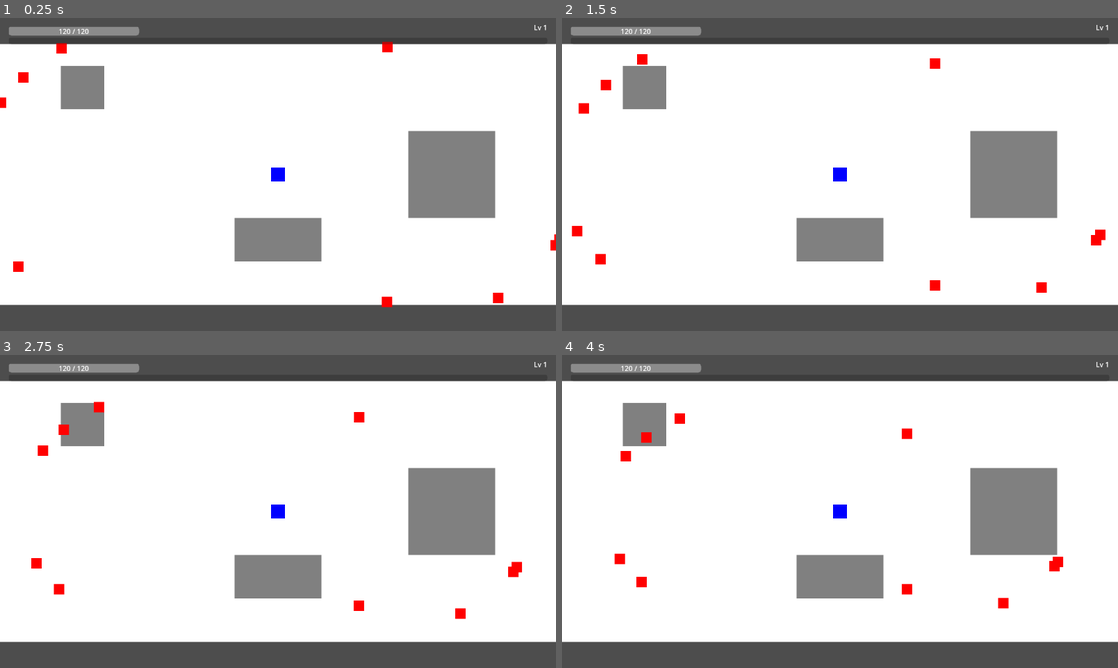
Above: before the commit, frames 1-4 (two rows, left to right).
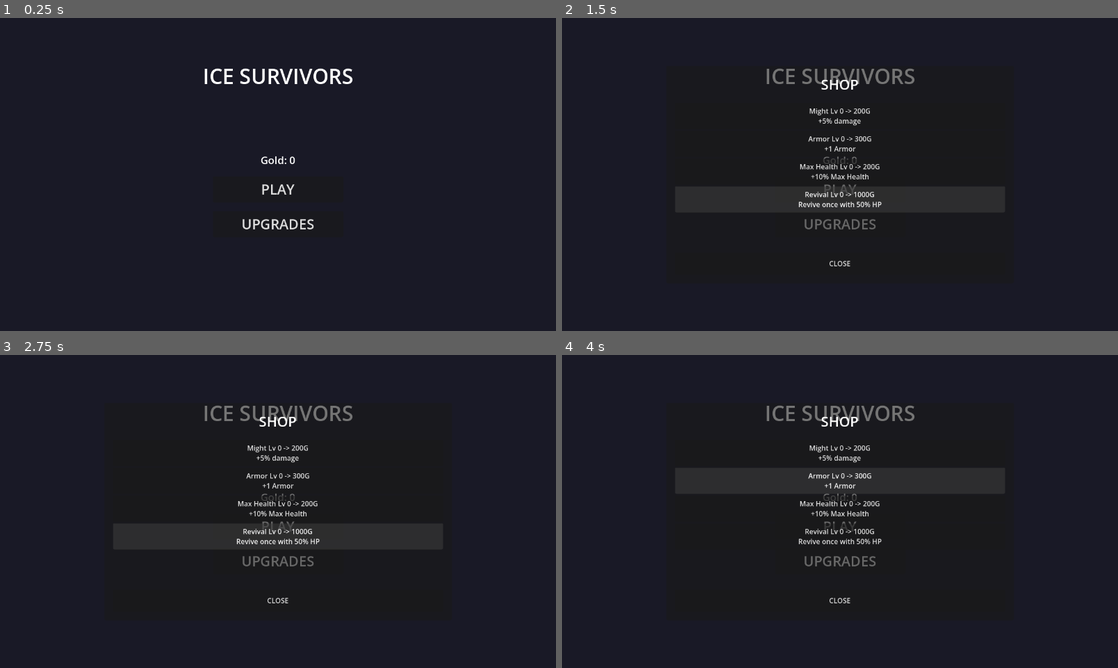
Above: after the commit, the same moments.

Repository: AbsurdEnterprises/ice-survivors-g
Game: Godot game, scene res://scenes/main_menu.tscn
The game is run twice, just before and just after one commit, with the same random seed, the same clock (stepped at 60 frames per second) and the same inputs. Before the commit the project starts from res://scenes/main.tscn.
Inputs (mouse positions are in pixels of both pictures, inside the frame that each line leads up to):
- Up to frame 1 (0.25 s): no input
- Up to frame 2 (1.5 s): click (840, 224) at 0.5 s, where only the run after the commit has a clickable "UPGRADES"; click (840, 190) at 1.25 s, where only the run after the commit has a clickable "PLAY"
- Up to frame 3 (2.75 s): click (278, 527) at 2 s, where only the run after the commit has a clickable "PLAY"
- Up to frame 4 (4 s): click (840, 452) at 2.75 s, where only the run after the commit has a clickable "Might Lv 0 -> 200G +5% damage"; click (840, 480) at 3.5 s, where only the run after the commit has a clickable "Armor Lv 0 -> 300G +1 Armor"

The runs differ from the first frame. In frame 1, 100% of the frame differs, in the area x 0-100%, y 0-100%; in frame 2, 100%; in frame 3, 100%; in frame 4, 100%.
Error before the commit: Parse Error: Used tab character for indentation instead of space as used before in the file. (res://scripts/player.gd:30)

Commit message:
Phase 10: Meta-Progression and Save System

Diff:
--- a/project.godot
+++ b/project.godot
@@ -12,11 +12,12 @@
 
 CollisionManager="*res://scripts/collision_manager.gd"
 GameData="*res://scripts/data/game_data.gd"
+SaveManager="*res://scripts/save_manager.gd"
 
 [application]
 
 config/name="ICE Survivors G"
-run/main_scene="res://scenes/main.tscn"
+run/main_scene="res://scenes/main_menu.tscn"
 config/features=PackedStringArray("4.6", "GL Compatibility")
 config/icon="res://icon.svg"
 
--- /dev/null
+++ b/scenes/main_menu.tscn
@@ -0,0 +1,116 @@
+[gd_scene load_steps=2 format=3 uid="uid://cx4xdbmenu"]
+
+[ext_resource type="Script" path="res://scripts/main_menu.gd" id="1_menu"]
+
+[node name="MainMenu" type="Control"]
+layout_mode = 3
+anchors_preset = 15
+anchor_right = 1.0
+anchor_bottom = 1.0
+grow_horizontal = 2
+grow_vertical = 2
+script = ExtResource("1_menu")
+
+[node name="ColorRect" type="ColorRect" parent="."]
+layout_mode = 1
+anchors_preset = 15
+anchor_right = 1.0
+anchor_bottom = 1.0
+grow_horizontal = 2
+grow_vertical = 2
+color = Color(0.1, 0.1, 0.15, 1)
+
+[node name="Label" type="Label" parent="."]
+layout_mode = 1
+anchors_preset = 5
+anchor_left = 0.5
+anchor_right = 0.5
+offset_left = -200.0
+offset_top = 100.0
+offset_right = 200.0
+offset_bottom = 160.0
+grow_horizontal = 2
+theme_override_font_sizes/font_size = 48
+text = "ICE SURVIVORS"
+horizontal_alignment = 1
+
+[node name="VBoxContainer" type="VBoxContainer" parent="."]
+layout_mode = 1
+anchors_preset = 8
+anchor_left = 0.5
+anchor_top = 0.5
+anchor_right = 0.5
+anchor_bottom = 0.5
+offset_left = -150.0
+offset_top = -50.0
+offset_right = 150.0
+offset_bottom = 150.0
+grow_horizontal = 2
+grow_vertical = 2
+theme_override_constants/separation = 20
+
+[node name="GoldLabel" type="Label" parent="VBoxContainer"]
+layout_mode = 2
+theme_override_font_sizes/font_size = 24
+text = "Gold: 0"
+horizontal_alignment = 1
+
+[node name="PlayButton" type="Button" parent="VBoxContainer"]
+custom_minimum_size = Vector2(0, 60)
+layout_mode = 2
+theme_override_font_sizes/font_size = 32
+text = "PLAY"
+
+[node name="ShopButton" type="Button" parent="VBoxContainer"]
+custom_minimum_size = Vector2(0, 60)
+layout_mode = 2
+theme_override_font_sizes/font_size = 32
+text = "UPGRADES"
+
+[node name="ShopPanel" type="Panel" parent="."]
+visible = false
+layout_mode = 1
+anchors_preset = 8
+anchor_left = 0.5
+anchor_top = 0.5
+anchor_right = 0.5
+anchor_bottom = 0.5
+offset_left = -400.0
+offset_top = -250.0
+offset_right = 400.0
+offset_bottom = 250.0
+grow_horizontal = 2
+grow_vertical = 2
+
+[node name="VBoxContainer" type="VBoxContainer" parent="ShopPanel"]
+layout_mode = 1
+anchors_preset = 15
+anchor_right = 1.0
+anchor_bottom = 1.0
+offset_left = 20.0
+offset_top = 20.0
+offset_right = -20.0
+offset_bottom = -20.0
+grow_horizontal = 2
+grow_vertical = 2
+theme_override_constants/separation = 20
+
+[node name="Label" type="Label" parent="ShopPanel/VBoxContainer"]
+layout_mode = 2
+theme_override_font_sizes/font_size = 32
+text = "SHOP"
+horizontal_alignment = 1
+
+[node name="ScrollContainer" type="ScrollContainer" parent="ShopPanel/VBoxContainer"]
+layout_mode = 2
+size_flags_vertical = 3
+
+[node name="ItemList" type="VBoxContainer" parent="ShopPanel/VBoxContainer/ScrollContainer"]
+layout_mode = 2
+size_flags_horizontal = 3
+size_flags_vertical = 3
+
+[node name="CloseButton" type="Button" parent="ShopPanel/VBoxContainer"]
+custom_minimum_size = Vector2(0, 50)
+layout_mode = 2
+text = "CLOSE"
--- a/scripts/data/game_data.gd
+++ b/scripts/data/game_data.gd
@@ -3,6 +3,7 @@
 var weapons = {}
 var passives = {}
 var evolutions = {}
+var meta_data_dict = {}
 
 var run_gold: int = 0
 func add_gold(amount: int) -> void:
@@ -23,6 +24,15 @@
     ]
     for w in w_data:
         weapons[w["id"]] = w
+
+    var m_data = [
+        {"id": "meta_01", "name": "Might", "stat": "damage_bonus", "max_level": 5, "base_cost": 200, "bonus_per_level": 0.05, "desc": "+5% damage"},
+        {"id": "meta_02", "name": "Armor", "stat": "armor", "max_level": 3, "base_cost": 300, "bonus_per_level": 1, "desc": "+1 Armor"},
+        {"id": "meta_03", "name": "Max Health", "stat": "max_hp", "max_level": 5, "base_cost": 200, "bonus_per_level": 0.10, "desc": "+10% Max Health"},
+        {"id": "meta_04", "name": "Revival", "stat": "revive", "max_level": 1, "base_cost": 1000, "bonus_per_level": 1, "desc": "Revive once with 50% HP"}
+    ]
+    for m in m_data:
+        meta_data_dict[m["id"]] = m
 
     var p_data = [
         {"id": "passive_01", "name": "Max HP", "stat": "max_hp", "max_level": 5, "description": "+10% max HP"},
--- /dev/null
+++ b/scripts/main_menu.gd
@@ -0,0 +1,52 @@
+extends Control
+
+@onready var shop_panel = $ShopPanel
+@onready var gold_label = $VBoxContainer/GoldLabel
+@onready var upgrade_container = $ShopPanel/VBoxContainer/ScrollContainer/ItemList
+
+func _ready() -> void:
+    shop_panel.visible = false
+    update_gold_display()
+
+    $VBoxContainer/PlayButton.pressed.connect(_on_play_pressed)
+    $VBoxContainer/ShopButton.pressed.connect(_on_shop_pressed)
+    $ShopPanel/VBoxContainer/CloseButton.pressed.connect(_on_close_shop)
+
+func update_gold_display() -> void:
+    gold_label.text = "Gold: " + str(SaveManager.save_data["gold"])
+
+func _on_play_pressed() -> void:
+    get_tree().change_scene_to_file("res://scenes/main.tscn")
+
+func _on_shop_pressed() -> void:
+    shop_panel.visible = true
+    populate_shop()
+
+func _on_close_shop() -> void:
+    shop_panel.visible = false
+
+func populate_shop() -> void:
+    for child in upgrade_container.get_children():
+        child.queue_free()
+
+    for m_id in GameData.meta_data_dict:
+        var data = GameData.meta_data_dict[m_id]
+        var current_level = 0
+        if SaveManager.save_data["meta_upgrades"].has(m_id):
+            current_level = SaveManager.save_data["meta_upgrades"][m_id]
+
+        var btn = Button.new()
+        btn.custom_minimum_size = Vector2(400, 60)
+
+        if current_level >= data["max_level"]:
+            btn.text = data["name"] + " (MAX) - " + data["desc"]
+            btn.disabled = true
+        else:
+            var cost = data["base_cost"] * (1 + current_level)
+            btn.text = data["name"] + " Lv " + str(current_level) + " -> " + str(cost) + "G\n" + data["desc"]
+            btn.pressed.connect(func():
+                if SaveManager.buy_upgrade(m_id, cost):
+                    update_gold_display()
+                    populate_shop()
+            )
+        upgrade_container.add_child(btn)
--- a/scripts/player.gd
+++ b/scripts/player.gd
@@ -16,16 +16,33 @@
 var arena_locked: bool = false
 var arena_rect: Rect2
 
+var meta_revives: int = 0
+
 @onready var color_rect: ColorRect = $ColorRect
 @onready var pickup_area: Area2D = $PickupArea
 
 func _ready() -> void:
+    apply_meta_upgrades()
     current_hp = max_hp
     if get_tree().has_group("hud"):
         var hud = get_tree().get_nodes_in_group("hud")[0]
         hud.update_hp(current_hp, max_hp)
         hud.update_xp(current_xp, get_xp_required(current_level))
         hud.update_level(current_level)
+
+func apply_meta_upgrades() -> void:
+    if not SaveManager.save_data.has("meta_upgrades"): return
+    var meta_levels = SaveManager.save_data["meta_upgrades"]
+    for m_id in meta_levels:
+        var lvl = meta_levels[m_id]
+        if not GameData.meta_data_dict.has(m_id): continue
+        var data = GameData.meta_data_dict[m_id]
+        var stat = data["stat"]
+        var bonus = data["bonus_per_level"] * lvl
+        match stat:
+            "armor": armor += bonus
+            "max_hp": max_hp *= (1.0 + bonus)
+            "revive": meta_revives += lvl
 
 func _physics_process(delta: float) -> void:
 	var input_dir := Input.get_vector("move_left", "move_right", "move_up", "move_down")
@@ -226,5 +243,15 @@
 		blink_timer = 0.05
 
 func die() -> void:
-	print("Game Over")
-	get_tree().paused = true
+    if meta_revives > 0:
+        meta_revives -= 1
+        current_hp = max_hp * 0.5
+        is_invulnerable = true
+        i_frame_timer = 3.0
+        if get_tree().has_group("hud"):
+            get_tree().get_nodes_in_group("hud")[0].update_hp(current_hp, max_hp)
+        return
+
+    SaveManager.end_run()
+    get_tree().paused = true
+    get_tree().change_scene_to_file("res://scenes/main_menu.tscn")
--- /dev/null
+++ b/scripts/save_manager.gd
@@ -0,0 +1,46 @@
+extends Node
+
+var save_path = "user://save.json"
+var save_data = {
+    "gold": 0,
+    "meta_upgrades": {}
+}
+
+func _ready() -> void:
+    load_game()
+
+func save_game() -> void:
+    var file = FileAccess.open(save_path, FileAccess.WRITE)
+    if file:
+        file.store_string(JSON.stringify(save_data))
+        file.close()
+
+func load_game() -> void:
+    if FileAccess.file_exists(save_path):
+        var file = FileAccess.open(save_path, FileAccess.READ)
+        if file:
+            var json_str = file.get_as_text()
+            file.close()
+            var json = JSON.new()
+            var err = json.parse(json_str)
+            if err == OK:
+                # Merge loaded data with defaults in case of new fields
+                var loaded = json.data
+                if loaded.has("gold"): save_data["gold"] = loaded["gold"]
+                if loaded.has("meta_upgrades"): save_data["meta_upgrades"] = loaded["meta_upgrades"]
+
+func end_run() -> void:
+    save_data["gold"] += GameData.run_gold
+    GameData.run_gold = 0
+    save_game()
+
+func buy_upgrade(meta_id: String, cost: int) -> bool:
+    if save_data["gold"] >= cost:
+        save_data["gold"] -= cost
+        if not save_data["meta_upgrades"].has(meta_id):
+            save_data["meta_upgrades"][meta_id] = 1
+        else:
+            save_data["meta_upgrades"][meta_id] += 1
+        save_game()
+        return true
+    return false
--- a/scripts/weapons/weapon_base.gd
+++ b/scripts/weapons/weapon_base.gd
@@ -31,4 +31,7 @@
 func get_damage() -> float:
     var area_mult = 1.0 # TODO player modifiers
     var crit_mult = 1.0 # TODO luck
-    return base_dmg * (1.0 + (level - 1) * 0.25) * area_mult * crit_mult
+    var meta_dmg_bonus = 0.0
+    if SaveManager.save_data.has("meta_upgrades") and SaveManager.save_data["meta_upgrades"].has("meta_01"):
+        meta_dmg_bonus = SaveManager.save_data["meta_upgrades"]["meta_01"] * 0.05
+    return base_dmg * (1.0 + (level - 1) * 0.25) * area_mult * crit_mult * (1.0 + meta_dmg_bonus)
Not shown, changed: .DS_Store
Not shown, changed: scripts/.DS_Store
